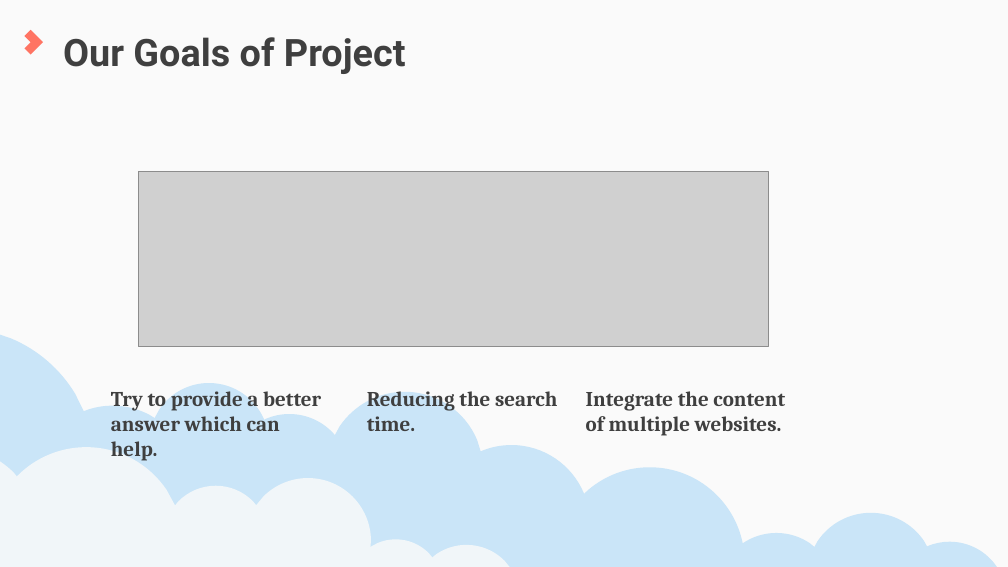
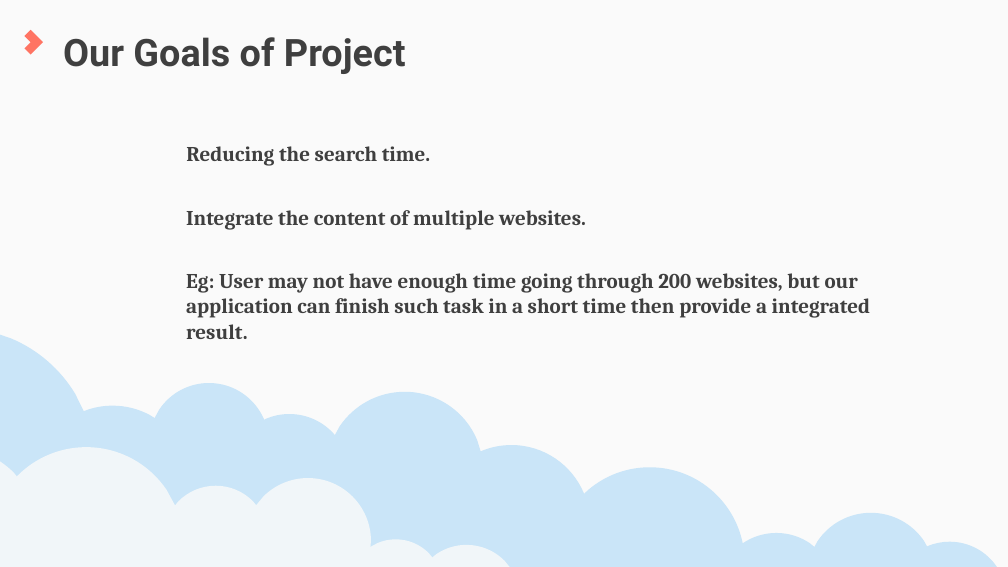
Before and after one commit to yingy4/CSYE7200FinalProject, a slide deck: slide 8 of CSYE7200TEAM1IPROPOSALPRESENTATION.pptx. Drawn at 1008x567 pixels with LibreOffice and Linux fonts; fonts in the diff are those of the drawing; grey boxes stand for pictures. Boxes give left, top, right and bottom in pixels: in the first picture for what was removed or moved away, otherwise in the second. Text is boxed around its words. In the diff, an @@ line names an element or a change of style, - is before the commit and + after.

```diff
--- a/CSYE7200TEAM1IPROPOSALPRESENTATION.pptx
+++ b/CSYE7200TEAM1IPROPOSALPRESENTATION.pptx
@@ text "Reducing the search time." rewrapped from (x1=367, y1=386, x2=557, y2=431) to (x1=186, y1=146, x2=430, y2=166) @@
@@ picture removed at (x1=138, y1=172, x2=768, y2=347) @@
@@ text "Integrate the content of multiple ..." rewrapped from (x1=586, y1=391, x2=785, y2=436) to (x1=186, y1=210, x2=586, y2=230) @@
@@ text added at (x1=186, y1=273, x2=870, y2=339), 20 pt, text #3F3F3F, bold @@
+Eg: User may not have enough time going through 200 websites, but our application can finish such task in a short time then provide a integrated result.
@@ text removed at (x1=111, y1=386, x2=321, y2=461) @@
-Try to provide a better answer which can help.
```
Also in this commit, not shown: 4 other slides changed, 1 slide added, 1 slide removed.
